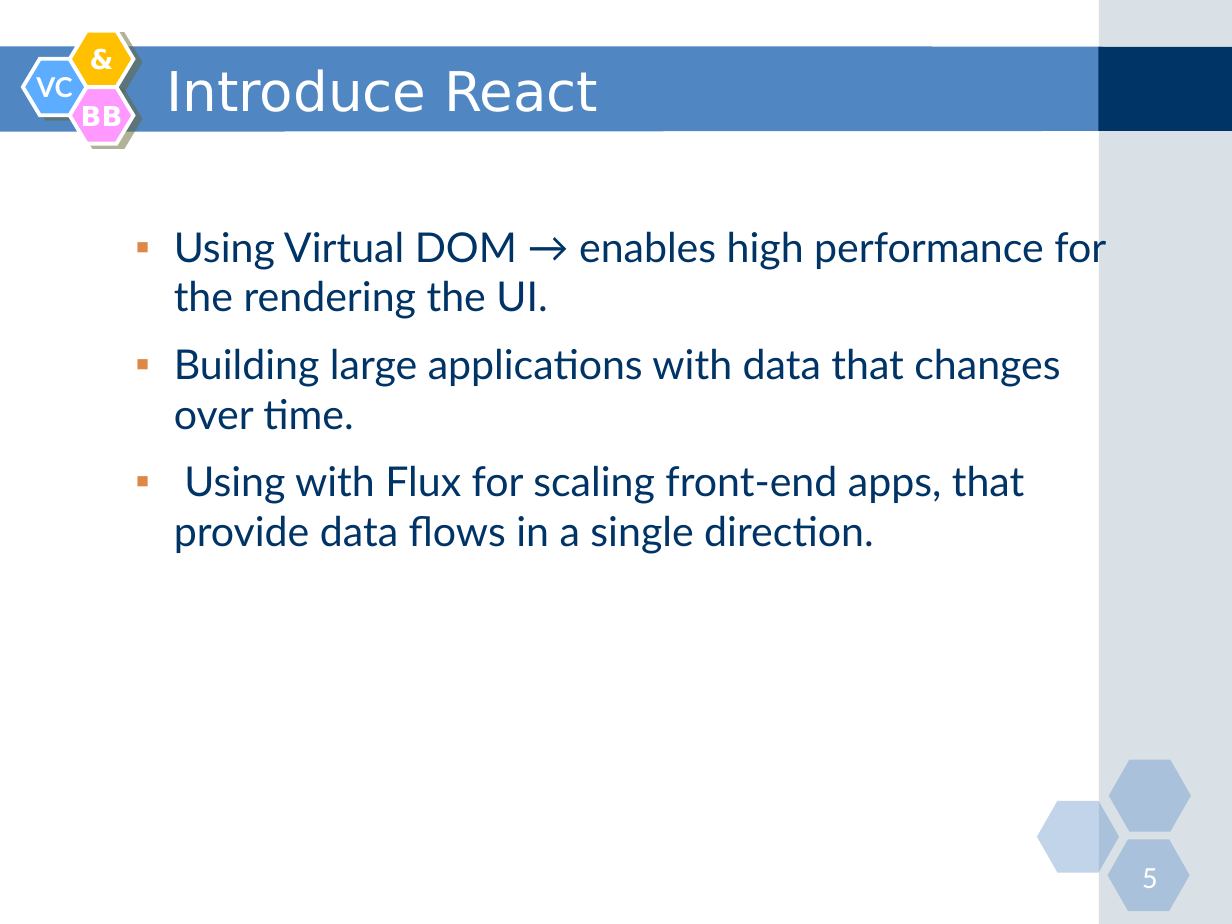
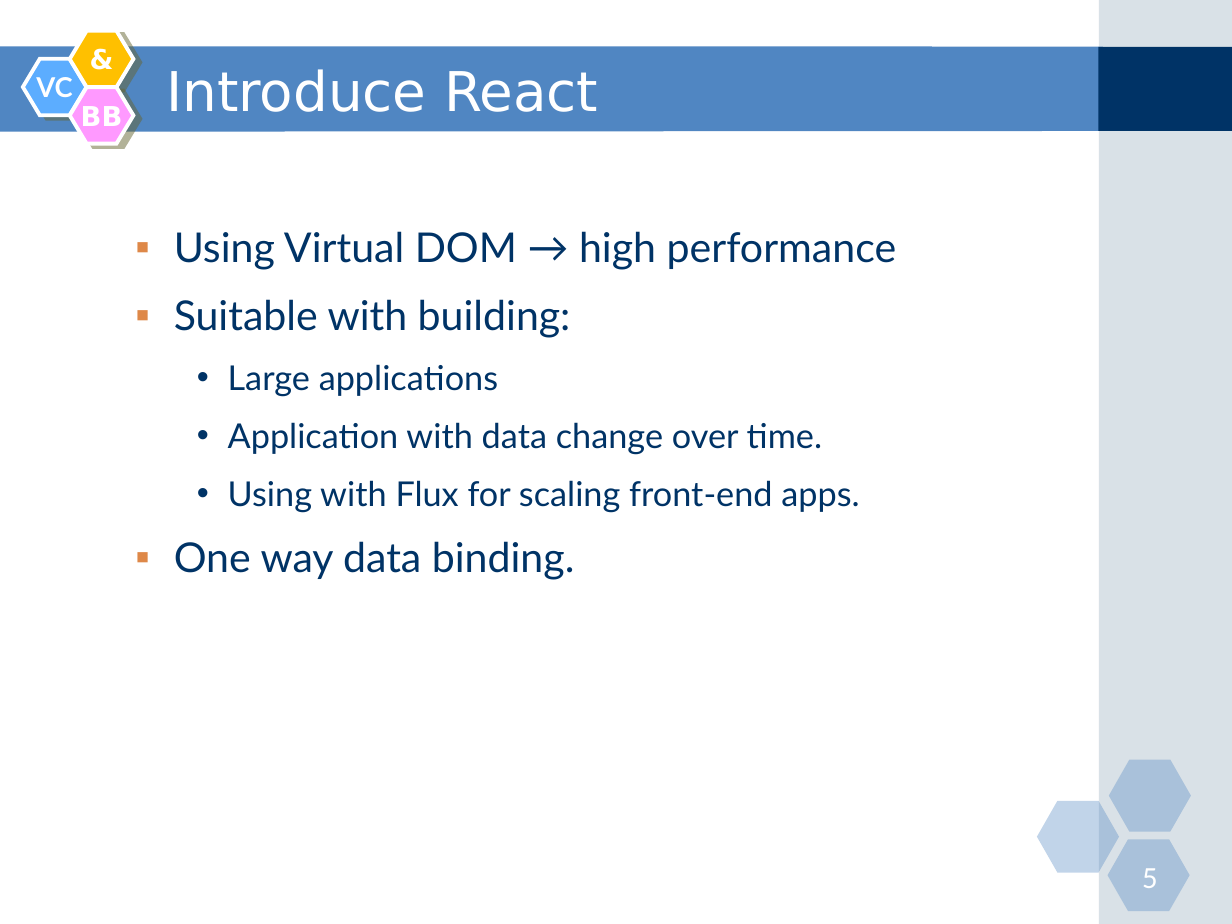
Before and after one commit to nguyenminhtiend/React-Document, a slide deck: slide 5 of React_Slide.pptx. Drawn at 1232x924 pixels with LibreOffice and Linux fonts; fonts in the diff are those of the drawing. Boxes give left, top, right and bottom in pixels: in the first picture for what was removed or moved away, otherwise in the second. Text is boxed around its words. In the diff, an @@ line names an element or a change of style, - is before the commit and + after.

```diff
--- a/React_Slide.pptx
+++ b/React_Slide.pptx
@@ text at (174, 231, 897, 580): text changed; size 24 to 20 pt @@
-  ▪ Using Virtual DOM → enables high performance for the rendering the UI.
-  ▪ Building large applications with data that changes over time.
-  ▪ Using with Flux for scaling front-end apps, that provide data flows in a single direction.
+  ▪ Using Virtual DOM → high performance
+  ▪ Suitable with building:
+    • Large applications
+    • Application with data change over time.
+    • Using with Flux for scaling front-end apps.
+  ▪ One way data binding.
```
